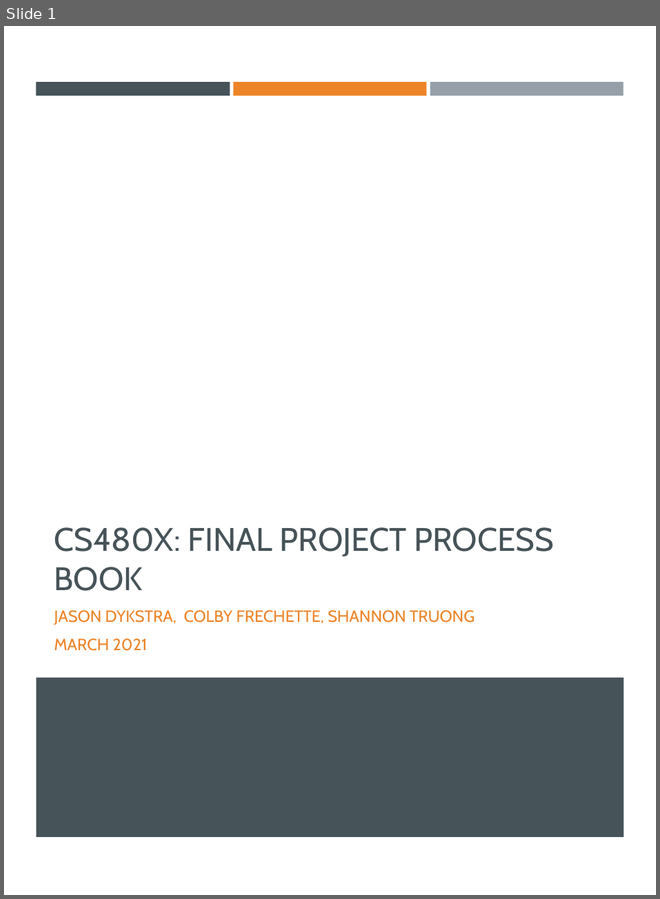
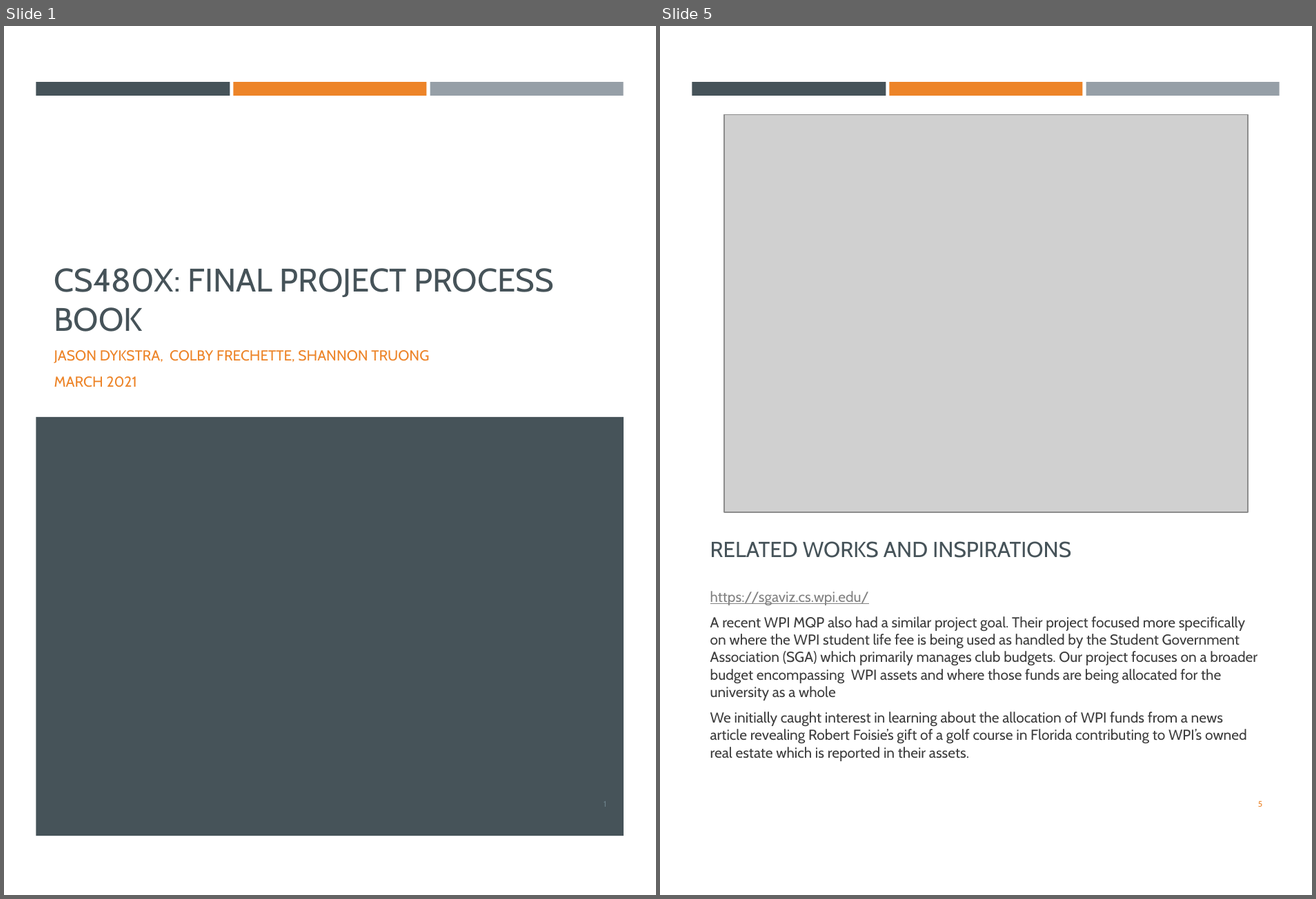
Before and after one commit to cs480x-21c/final, a slide deck: ProcessBook.pptx. Shown side by side, each under a label of ours: slide 1 before the commit, slides 1 and 5 after it; the slides between them are not shown. The pictures are 660x899 and 1316x899 pixels, drawn with LibreOffice and Linux fonts; fonts in the diff are those of the drawing; grey boxes stand for pictures. Boxes give left, top, right and bottom in pixels: in the first picture for what was removed or moved away, otherwise in the second. Text is boxed around its words. In the diff, an @@ line names an element or a change of style, - is before the commit and + after.

Commit message:
Introduction with overview and related works section started

```diff
--- a/ProcessBook.pptx
+++ b/ProcessBook.pptx
@@ slide 5 added at (x1=660, y1=26, x2=1312, y2=895), background #FFFFFF; not listed: 3 template elements that a slide beside it also shows @@
@@ picture added at (x1=724, y1=115, x2=1248, y2=513) @@
@@ title added at (x1=710, y1=541, x2=1071, y2=558), 18 pt, text #465359 @@
+RELATED WORKS AND INSPIRATIONS
@@ text added at (x1=710, y1=591, x2=1258, y2=762), 12 pt, text #3D3D3D @@
+https://sgaviz.cs.wpi.edu/
+A recent WPI MQP also had a similar project goal. Their project focused more specifically on where the WPI student life fee is being used as handled by the Student Government Association (SGA) which primarily manages club budgets. Our project focuses on a broader budget encompassing WPI assets and where those funds are being allocated for the university as a whole
+We initially caught interest in learning about the allocation of WPI funds from a news article revealing Robert Foisie’s gift of a golf course in Florida contributing to WPI’s owned real estate which is reported in their assets.
@@ page number added at (x1=1258, y1=801, x2=1262, y2=807), 6.8 pt, text #ED8428 @@
+5
@@ slide 1 changed as well @@
@@ title "CS480X: FINAL PROJECT PROCESS BOOK" moved from (x1=54, y1=528, x2=553, y2=591) to (x1=54, y1=268, x2=553, y2=332) @@
@@ subtitle "JASON DYKSTRA, COLBY FRECHETTE, SHANNON ..." moved from (x1=54, y1=610, x2=475, y2=651) to (x1=54, y1=350, x2=429, y2=388) @@
@@ subtitle "JASON DYKSTRA, COLBY FRECHETTE, SHANNON ..." at (x1=54, y1=350, x2=429, y2=388): size 13.5 to 12 pt @@
@@ rectangle resized from (x1=36, y1=678, x2=624, y2=838) to (x1=36, y1=417, x2=624, y2=836) @@
@@ page number added at (x1=604, y1=802, x2=606, y2=807), 6.8 pt, text #6D818A @@
+1
```
Also in this commit, not shown: 1 other slide changed, 3 other slides added.
